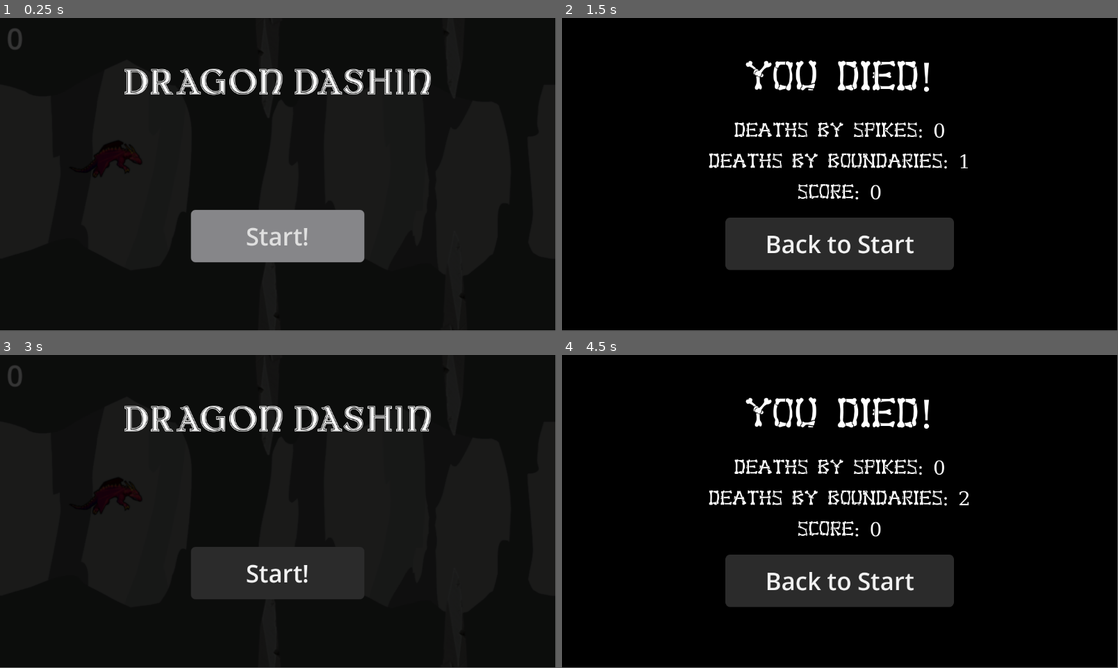
Above: before the commit, frames 1-4 (two rows, left to right).
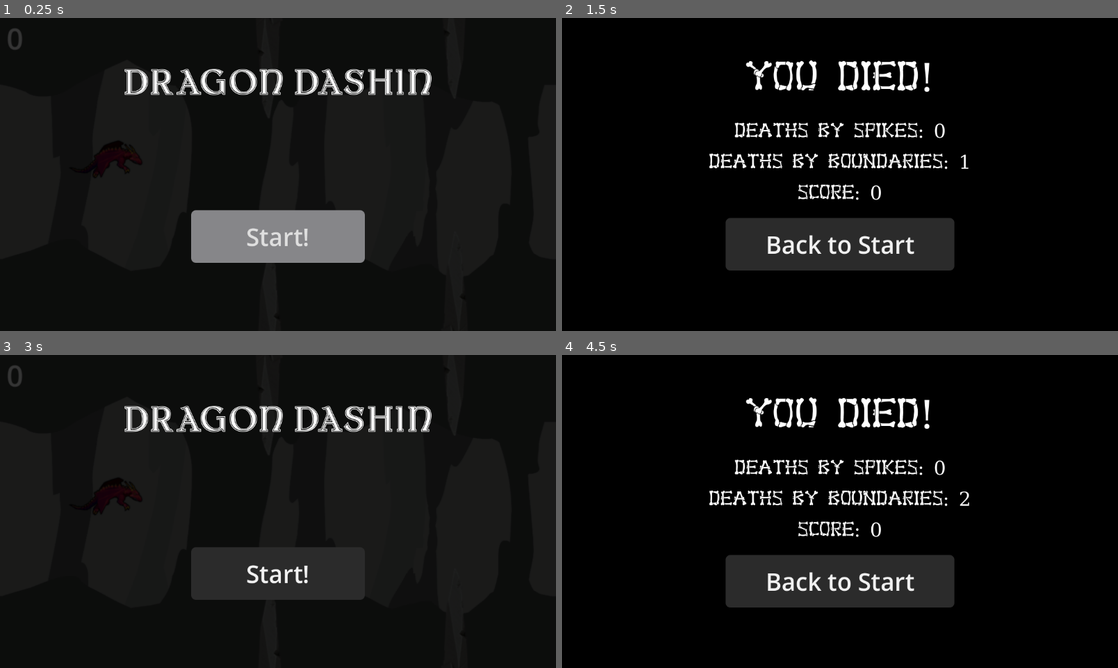
Above: after the commit, the same moments.

Repository: savagerunderscorelex/flappy-game
Game: Godot game, scene res://scenes/main_menu.tscn
The game is run twice, just before and just after one commit, with the same random seed, the same clock (stepped at 60 frames per second) and the same inputs.
Inputs:
- Up to frame 1 (0.25 s): no input
- Up to frame 2 (1.5 s): click "Start!" at 0.5 s; tap Enter at 1.25 s
- Up to frame 3 (3 s): tap Space at 2 s; click "Back to Start" at 2.75 s
- Up to frame 4 (4.5 s): click "Start!" at 3.5 s
In our replay, the window is 799x449 before the commit and 800x450 after it. These sizes can differ from the game's own. Grey fills any space a smaller window leaves; there, only what the larger window draws over its background counts as a difference.

The runs differ from the first frame. In frame 1, 1.8% of the frame differs, in the area x 22-78%, y 16-79%; in frame 2, 2.5%; in frame 3, 1.7%; in frame 4, 2.5%, in the area x 26-74%, y 13-81%.

Commit message:
2nd export update, i think i'll try one more time: every scene is now in the corner of the screen on the itch.io site

Diff:
--- a/flappy-game/project.godot
+++ b/flappy-game/project.godot
@@ -19,6 +19,11 @@
 
 Autoload="*res://scenes/Autoload.tscn"
 
+[display]
+
+window/stretch/mode="viewport"
+window/stretch/aspect="expand"
+
 [editor_plugins]
 
 enabled=PackedStringArray("res://addons/godot_super-wakatime/plugin.cfg")
--- a/flappy-game/scenes/main.tscn
+++ b/flappy-game/scenes/main.tscn
@@ -17,7 +17,6 @@
 offset_right = 1152.0
 offset_bottom = 647.0
 theme_override_styles/panel = SubResource("StyleBoxTexture_sugp2")
-metadata/_edit_use_anchors_ = true
 
 [node name="Dragon" parent="." instance=ExtResource("1_wtj3h")]
 position = Vector2(147, 309)
Not shown, changed: flappy-game/export_presets.cfg
Not shown, changed: dragon-dashin-export.zip
Not shown, removed: dragon-dashin-export/flappy-game.apple-touch-icon.png
Not shown, removed: dragon-dashin-export/flappy-game.audio.position.worklet.js
Not shown, removed: dragon-dashin-export/flappy-game.audio.worklet.js
Not shown, removed: dragon-dashin-export/flappy-game.icon.png
Not shown, removed: dragon-dashin-export/flappy-game.js
Not shown, removed: dragon-dashin-export/flappy-game.pck
Not shown, removed: dragon-dashin-export/flappy-game.png
Not shown, changed: dragon-dashin-export/flappy-game.wasm
Not shown, removed: dragon-dashin-export/index.html
Not shown, added: dragon-dashin-exporto.zip
(and 9 more such lines)
